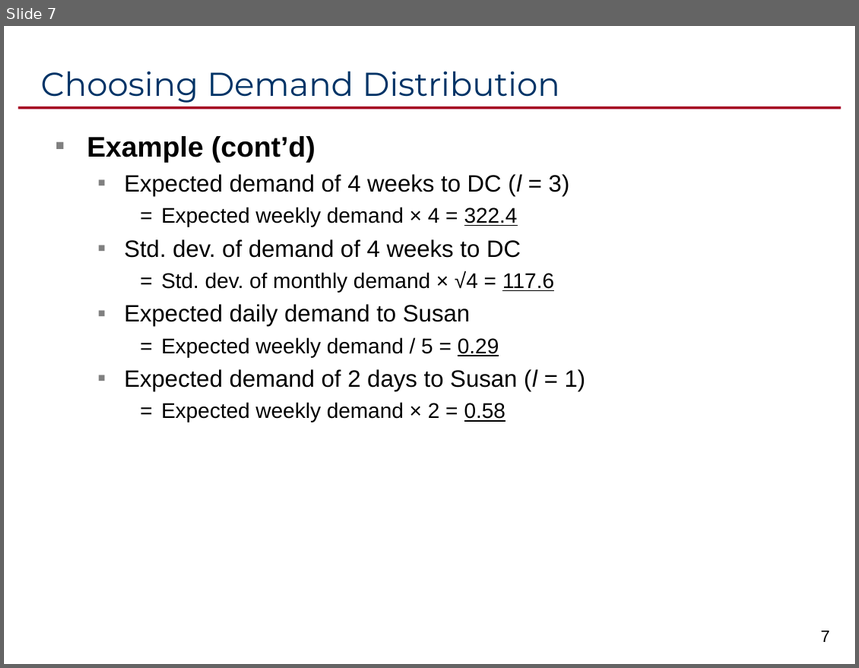
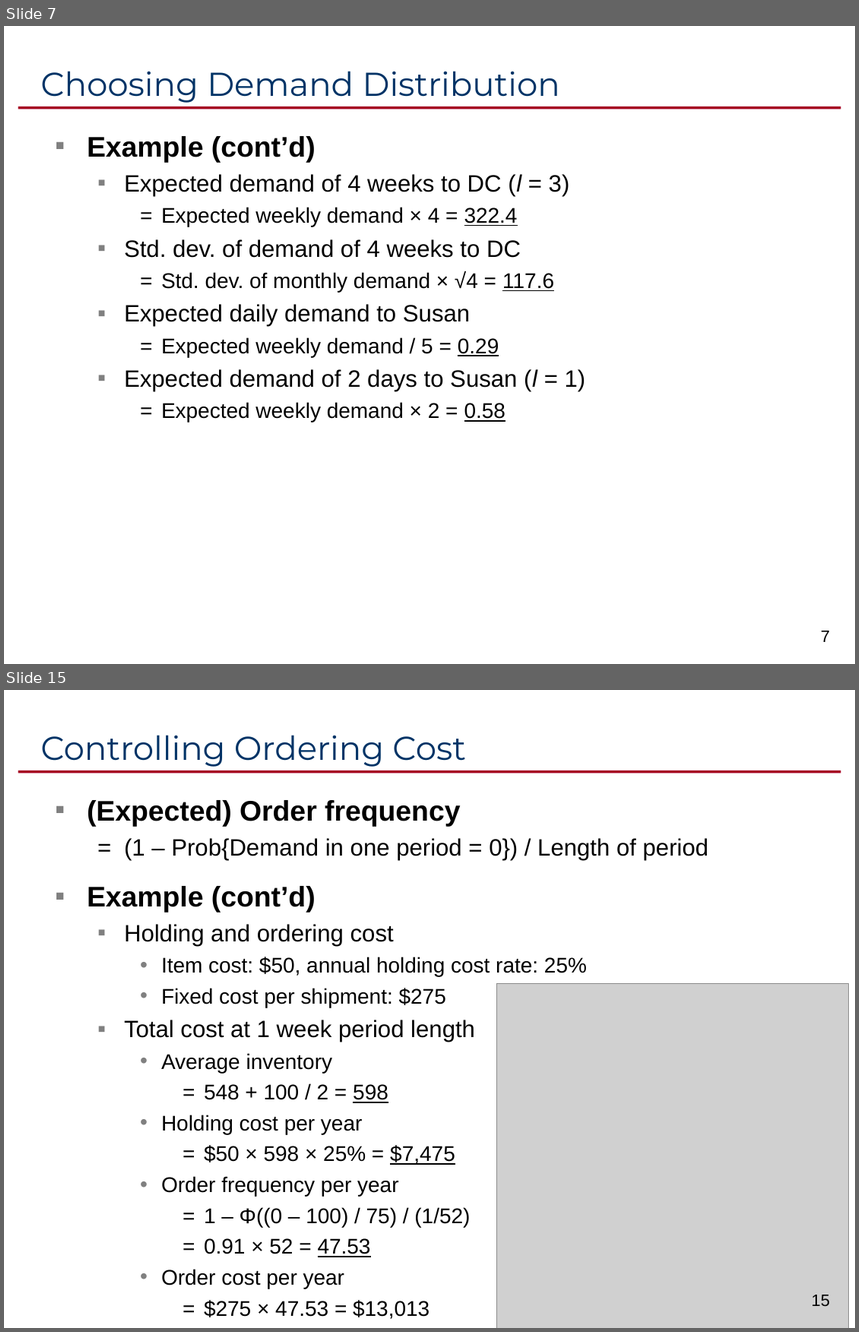
Before and after one commit to ikelab/courses, a slide deck: pm2016/c14.ppt. Shown one above the other, each under a label of ours: slide 7 before the commit, slides 7 and 15 after it; the slides between them are not shown. The pictures are 859x668 and 859x1332 pixels, drawn with LibreOffice and Linux fonts; fonts in the diff are those of the drawing; grey boxes stand for pictures. Boxes give left, top, right and bottom in pixels: in the first picture for what was removed or moved away, otherwise in the second. Text is boxed around its words. In the diff, an @@ line names an element or a change of style, - is before the commit and + after.

```diff
--- a/pm2016/c14.ppt
+++ b/pm2016/c14.ppt
@@ slide 15 added at <box>4,690,855,1328</box>, background #FFFFFF; not listed: 1 template element that a slide beside it also shows @@
@@ title added at <box>40,735,466,767</box>, 28 pt, text #003366 @@
+Controlling Ordering Cost
@@ text added at <box>87,800,709,1319</box>, 18 pt, text #000000 @@
+▪ (Expected) Order frequency
+  = (1 – Prob{Demand in one period = 0}) / Length of period
+▪ Example (cont’d)
+  ▪ Holding and ordering cost
+    • Item cost: $50, annual holding cost rate: 25%
+    • Fixed cost per shipment: $275
+  ▪ Total cost at 1 week period length
+    • Average inventory
+      = 548 + 100 / 2 = 598
+    • Holding cost per year
+      = $50 × 598 × 25% = $7,475
+    • Order frequency per year
+      = 1 – Φ((0 – 100) / 75) / (1/52)
+      = 0.91 × 52 = 47.53
+    • Order cost per year
+      = $275 × 47.53 = $13,013
@@ picture added at <box>496,983,848,1328</box> @@
@@ page number added at <box>812,1295,830,1306</box>, 14 pt, text #000000 @@
+15
```
Also in this commit, not shown: 5 slides changed, 9 other slides added.
